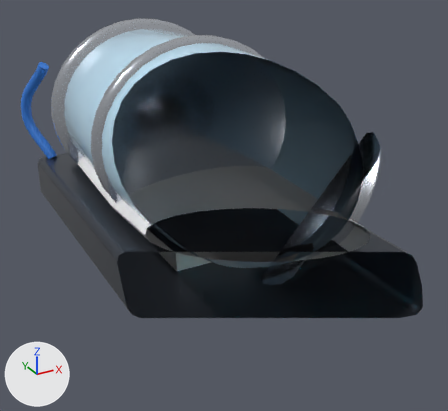
The FBX model art/export/fbx/CryoCapsule.fbx as it was, and as the next commit left it.
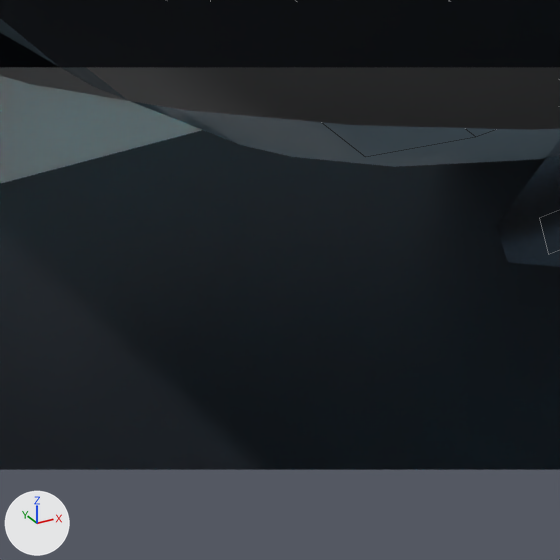
Old and new are each drawn whole from a camera (50 mm lens) standing at (-2.98, -6.11, 3.49) and looking at (0.23, -0.28, 0.57) and again close up on the part from 40% to 61% of the width and 59% to 81% of the height. Every picture has the same lights, and +X, +Y and +Z are marked at lower left. The older version's two pictures come first. The close-ups show mesh edges as thin lines. Everything nearer to the camera than a plane just in front of the edit is cut away. Where no turn or scale is listed for an object, it has been applied to the vertices.

Script lines for the objects in view, before the commit:
```python
me_body__chrome_041 = bpy.data.meshes.new('Body__Chrome.041')
me_body__chrome_041.from_pydata(...)  # 384 vertices, 294 faces; spans x -1.22..1.22, y -0.15..3.2, z -1.1..1.1
me_body__chrome_041.materials.append(mat_chrome)  # light grey #d7dce4
me_body__glass_022 = bpy.data.meshes.new('Body__Glass.022')
me_body__glass_022.from_pydata(...)  # 226 vertices, 256 faces; spans x -1.15..1.15, y -2.3..2.3, z -1.03..1.03
me_body__glass_022.materials.append(mat_glass)  # blue #bee1f5
me_origin__pivot_088 = bpy.data.meshes.new('Origin__Pivot.088')
me_origin__pivot_088.from_pydata(...)  # a box spanning x -0.5..0.5, y -0.5..0.5, z -0.5..0.5
ob_body__chrome_041 = bpy.data.objects.new('Body__Chrome.041', me_body__chrome_041)
ob_body__chrome_041.location = (0.0, -1.6, 1.4)
ob_body__glass_022 = bpy.data.objects.new('Body__Glass.022', me_body__glass_022)
ob_body__glass_022.location = (0.0, 0.0, 1.4)
ob_origin__pivot_088 = bpy.data.objects.new('Origin__Pivot.088', me_origin__pivot_088)
ob_origin__pivot_088.location = (0.0, 0.0, 0.0)
# also in view: 'Body__White.050' at (0.0, 0.0, 0.75); 'Body__MetalDark.063' at (0.0, 0.0, 0.3)
```
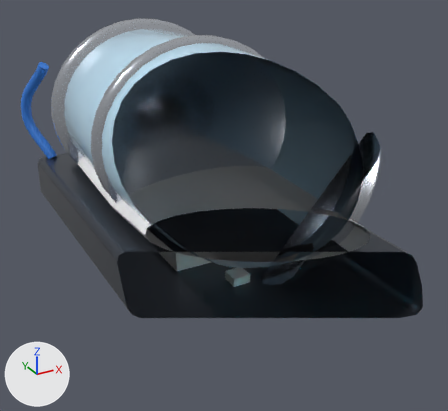
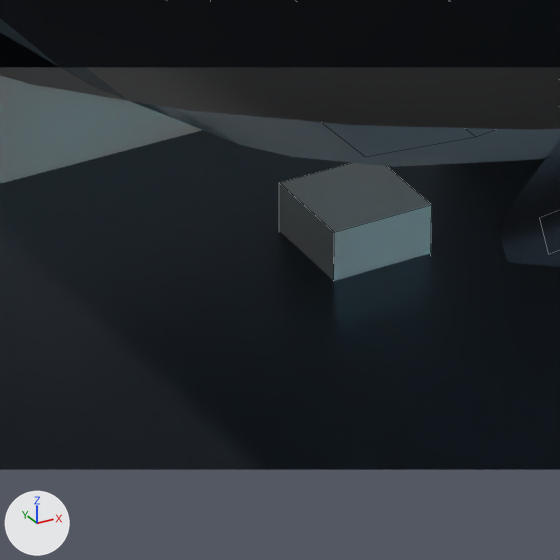
The change, as a diff of the scene's bpy script:
```diff
--- a/art/export/fbx/CryoCapsule.fbx.py
+++ b/art/export/fbx/CryoCapsule.fbx.py
@@ me_origin__axisz @@
+me_origin__axisz.from_pydata(...)  # a box spanning x -0.1..0.1, y -0.1..0.1, z -0.1..0.1
@@ ob_origin__axisz @@
+ob_origin__axisz = bpy.data.objects.new('Origin__AxisZ', me_origin__axisz)
+ob_origin__axisz.location = (0.0, -1.0, 0.0)
```

Location of each change, (x1, y1, x2, y2) in pixels of the close-ups (560 x 560 px):
'Origin__AxisZ', added: after (279, 163, 432, 281)
